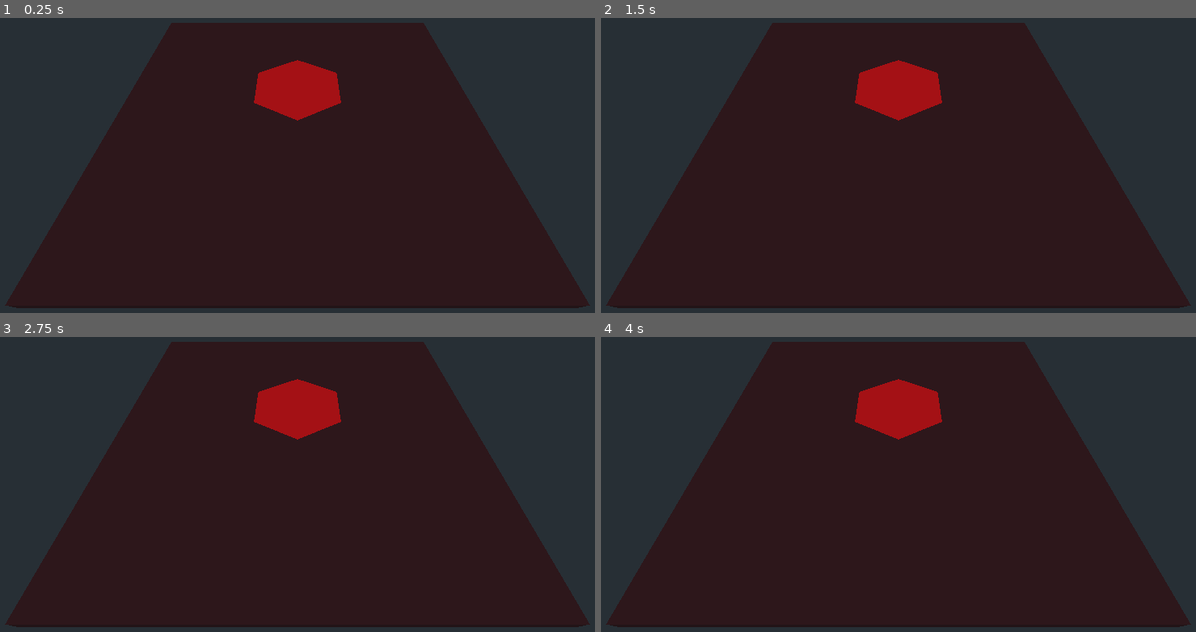
Above: before the commit, frames 1-4 (two rows, left to right).
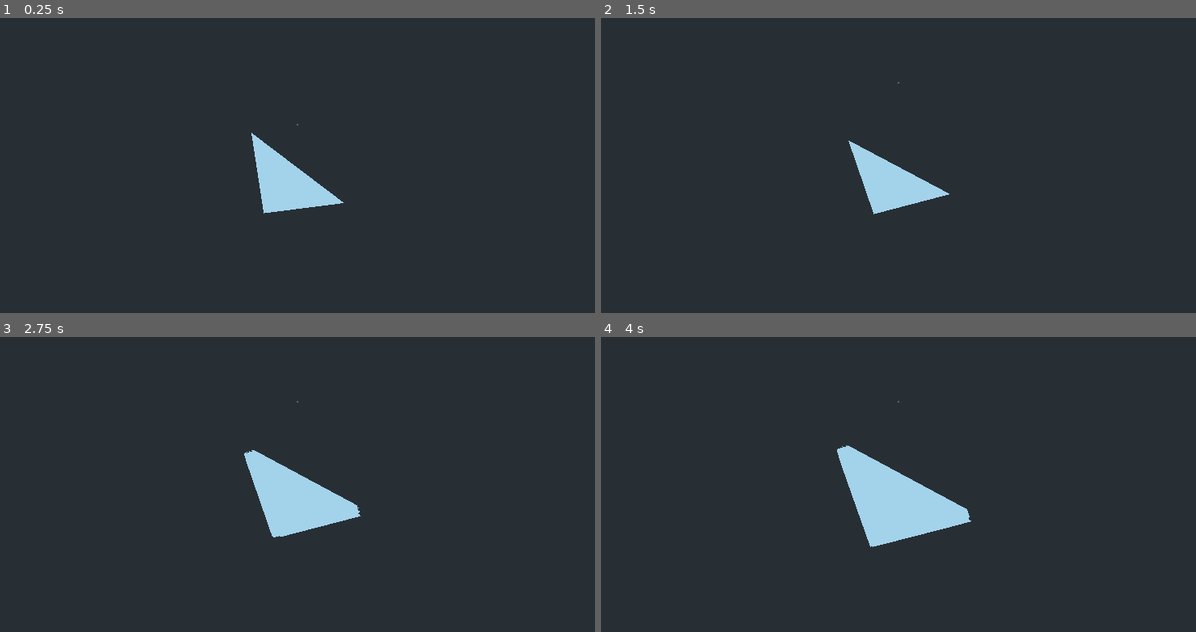
Above: after the commit, the same moments.

Repository: nestorac/earth
Game: Godot game, scene res://Globe.tscn
Same seed, same stepped clock (60 frames per second), same inputs: the game is played once before the commit and once after it.
Inputs (mouse positions are in pixels of both pictures, inside the frame that each line leads up to):
- Up to frame 1 (0.25 s): no input
- Up to frame 2 (1.5 s): move the mouse to (1041, 141) at 0.52 s; hold W (set_forest, bound only after the commit) 0.53-1.28 s; tap E (set_land, bound only after the commit) at 0.8, 1.35 s; tap Enter at 1.25 s; move the mouse to (767, 180) at 1.27 s
- Up to frame 3 (2.75 s): tap Q (set_sea, bound only after the commit) at 1.55 s; tap Space (spawn_cells, bound only after the commit) at 2, 2.3 s; move the mouse to (362, 396) at 2.02 s; hold Q (set_sea, bound only after the commit) from 2.03 s (still down)
- Up to frame 4 (4 s): tap Enter at 2.75 s; move the mouse to (868, 555) at 2.77 s; release Q (set_sea, bound only after the commit) at 2.78 s; tap Space (spawn_cells, bound only after the commit) at 2.85, 3.5 s; tap Mouse wheel down (zoom_in, bound only after the commit) at 3.05 s; move the mouse to (1094, 534) at 3.52 s; hold Mouse wheel down (zoom_in, bound only after the commit) from 3.53 s (still down); tap Mouse wheel up (zoom_out, bound only after the commit) at 3.8 s

The runs differ from the first frame. In frame 1, 68% of the frame differs, in the area x 0-100%, y 1-99%; in frame 2, 68%; in frame 3, 68%; in frame 4, 68%.
Error after the commit: Attempt to call function 'get_surface_material' in base 'null instance' on a null instance. (res://Scripts/hexagon.gd:7)

Commit message:
Now with zoom and rotation.

Diff:
--- a/Globe.tscn
+++ b/Globe.tscn
@@ -1,21 +1,19 @@
 [gd_scene load_steps=4 format=2]
 
-[ext_resource path="res://hexagon.tscn" type="PackedScene" id=1]
-
-[sub_resource type="CubeMesh" id=1]
-
-[sub_resource type="SpatialMaterial" id=2]
-albedo_color = Color( 0.278431, 0.0588235, 0.0588235, 1 )
+[ext_resource path="res://Scripts/Globe.gd" type="Script" id=1]
+[ext_resource path="res://triangle.tscn" type="PackedScene" id=2]
+[ext_resource path="res://Scripts/CamBase.gd" type="Script" id=3]
 
 [node name="Globe" type="Spatial"]
+script = ExtResource( 1 )
+unit_scene = ExtResource( 2 )
+units_node = NodePath("Cell")
 
-[node name="hexagon" parent="." instance=ExtResource( 1 )]
-transform = Transform( 1, 0, 0, 0, 1, 0, 0, 0, 1, 0, 0.678047, 0 )
+[node name="Cell" parent="." instance=ExtResource( 2 )]
+transform = Transform( 1, 0, 0, 0, 1, 0, 0, 0, 1, 0, 0, 0.194597 )
 
-[node name="MeshInstance" type="MeshInstance" parent="."]
-transform = Transform( 4, 0, 0, 0, 0.1, 0, 0, 0, 4, 0, 0, 0 )
-mesh = SubResource( 1 )
-material/0 = SubResource( 2 )
+[node name="CamBase" type="Spatial" parent="."]
+script = ExtResource( 3 )
 
-[node name="Camera" type="Camera" parent="."]
-transform = Transform( 1, 0, 0, 0, 0.609357, 0.792896, 0, -0.792896, 0.609357, 0, 4.24031, 4.67748 )
+[node name="Camera" type="Camera" parent="CamBase"]
+transform = Transform( 1, 0, 0, 0, 1.31134e-07, 1, 0, -1, 1.31134e-07, 0, 6.51013, -0.00842714 )
--- /dev/null
+++ b/Scripts/CamBase.gd
@@ -0,0 +1,105 @@
+extends Spatial
+
+const MOVE_MARGIN = 20
+const MOVE_SPEED = 30
+const RAY_LENGHT = 1000
+
+# Rotación
+export var rot_speed = 30
+var last_mouse_position = Vector2()
+#var is_rotating = false
+
+# Variables del zoom
+export (int) var max_zoom = 10
+export (int) var min_zoom = 0
+export (float) var zoom_speed = 50
+export (float) var horizontal_displacement = 1
+export (float) var vertical_displacement = 1
+
+var zoom_direction = 0
+onready var camera = $Camera
+
+# Variables de la selecciṕón
+var selected_units = []
+var start_selection_position = Vector2()
+
+func _process(delta):
+	var mouse_position = get_viewport().get_mouse_position()
+	calc_move(delta, mouse_position)
+#	mouse_rotate(delta)
+	zoom(delta)
+
+func _unhandled_input(event):
+#	# See if we are rotating the camera.
+#	if event.is_action_pressed("center_click"):
+#		is_rotating = true
+#		last_mouse_position = get_viewport().get_mouse_position()
+#	if event.is_action_released("center_click"):
+#		is_rotating = false
+	if event.is_action_pressed("zoom_in"):
+		zoom_direction = -1
+	if event.is_action_pressed("zoom_out"):
+		zoom_direction = 1
+
+func zoom(delta):
+	# Calcular nuevo zoom
+	var new_zoom = clamp(camera.translation.y + zoom_speed * zoom_direction * delta, min_zoom, max_zoom)
+	camera.translation.y = new_zoom
+
+	# Delimitar los valores del zoom
+	# Dejar de mover el zoom cuando no haga nada el jugador
+	zoom_direction = 0
+
+#func mouse_rotate(delta):
+#	if not is_rotating:
+#		return
+#
+#	# Calcular el desplazamiento del ratón
+#	var displacement = get_mouse_displ()
+#
+#	# Usar el desplazamiento para rotar la cḿámara
+#	rotate_horizontal(delta, displacement.x)
+
+func get_mouse_displ():
+	var current_mouse_position = get_viewport().get_mouse_position()
+	var displacement = current_mouse_position - last_mouse_position
+
+	last_mouse_position = current_mouse_position
+	return displacement
+
+func rotate_horizontal(delta, displacement_x):
+	rotation_degrees.y += displacement_x * delta * rot_speed
+
+
+func rotate_horizontal_right(delta):
+	rotation_degrees.y += horizontal_displacement * delta * rot_speed
+
+
+func rotate_horizontal_left(delta):
+	rotation_degrees.y -= horizontal_displacement * delta * rot_speed
+
+
+func rotate_vertical_up(delta):
+	rotation_degrees.x += vertical_displacement * delta * rot_speed
+
+
+func rotate_vertical_down(delta):
+	rotation_degrees.x -= vertical_displacement * delta * rot_speed
+
+
+func calc_move(delta, m_pos):
+#	if is_rotating:
+#		return
+
+	var viewport_size = get_viewport().size
+	var move_vector = Vector3()
+	if m_pos.x < MOVE_MARGIN:
+		rotate_horizontal_left(delta)
+	if m_pos.y < MOVE_MARGIN:
+		rotate_vertical_down(delta)
+	if m_pos.x > ( viewport_size.x - MOVE_MARGIN ):
+		rotate_horizontal_right(delta)
+	if m_pos.y > ( viewport_size.y - MOVE_MARGIN ):
+		rotate_vertical_up(delta)
+
+	global_translate(move_vector * MOVE_SPEED * delta)
--- /dev/null
+++ b/Scripts/Globe.gd
@@ -0,0 +1,19 @@
+extends Spatial
+
+onready var cell = get_node("Cell")
+
+export(PackedScene) var unit_scene
+export(NodePath) onready var units_node = get_node(units_node) as Spatial
+
+
+func _process(delta):
+	if Input.is_action_pressed("spawn_cells"):
+		for i in range(20):
+			spawn_unit()
+
+func spawn_unit():
+	var unit_instance = unit_scene.instance()
+
+	units_node.add_child(unit_instance)
+	unit_instance.global_transform.origin = Vector3(randf()/4.0,randf()/4.0,randf()/4.0)
+	print("Spawn child.")
--- a/Scripts/hexagon.gd
+++ b/Scripts/hexagon.gd
@@ -1,6 +1,25 @@
 extends Spatial
 
-func _ready():
+# State machine
+enum{SEA, LAND, FOREST}
+
+func set_type(type):
 	var material = $"Circle".get_surface_material(0)
-	material.albedo_color = Color(1, 0, 0)
+
+	if type == SEA:
+		material.albedo_color = Color(0, 0, 0.64)
+	elif type == LAND:
+		material.albedo_color = Color(1, 0.75, 0.31)
+	elif type == FOREST:
+		material.albedo_color = Color(0, 0.64, 0.05)
+	else:
+		return
 	$"Circle".set_surface_material(0, material)
+
+func _process(delta):
+	if Input.is_action_pressed("set_sea"):
+		set_type(SEA)
+	if Input.is_action_pressed("set_land"):
+		set_type(LAND)
+	if Input.is_action_pressed("set_forest"):
+		set_type(FOREST)
--- a/project.godot
+++ b/project.godot
@@ -14,6 +14,39 @@
 run/main_scene="res://Globe.tscn"
 config/icon="res://icon.png"
 
+[input]
+
+set_sea={
+"deadzone": 0.5,
+"events": [ Object(InputEventKey,"resource_local_to_scene":false,"resource_name":"","device":0,"alt":false,"shift":false,"control":false,"meta":false,"command":false,"pressed":false,"scancode":0,"physical_scancode":81,"unicode":0,"echo":false,"script":null)
+ ]
+}
+set_forest={
+"deadzone": 0.5,
+"events": [ Object(InputEventKey,"resource_local_to_scene":false,"resource_name":"","device":0,"alt":false,"shift":false,"control":false,"meta":false,"command":false,"pressed":false,"scancode":0,"physical_scancode":87,"unicode":0,"echo":false,"script":null)
+ ]
+}
+set_land={
+"deadzone": 0.5,
+"events": [ Object(InputEventKey,"resource_local_to_scene":false,"resource_name":"","device":0,"alt":false,"shift":false,"control":false,"meta":false,"command":false,"pressed":false,"scancode":0,"physical_scancode":69,"unicode":0,"echo":false,"script":null)
+ ]
+}
+spawn_cells={
+"deadzone": 0.5,
+"events": [ Object(InputEventKey,"resource_local_to_scene":false,"resource_name":"","device":0,"alt":false,"shift":false,"control":false,"meta":false,"command":false,"pressed":false,"scancode":0,"physical_scancode":32,"unicode":0,"echo":false,"script":null)
+ ]
+}
+zoom_in={
+"deadzone": 0.5,
+"events": [ Object(InputEventMouseButton,"resource_local_to_scene":false,"resource_name":"","device":0,"alt":false,"shift":false,"control":false,"meta":false,"command":false,"button_mask":0,"position":Vector2( 0, 0 ),"global_position":Vector2( 0, 0 ),"factor":1.0,"button_index":5,"pressed":false,"doubleclick":false,"script":null)
+ ]
+}
+zoom_out={
+"deadzone": 0.5,
+"events": [ Object(InputEventMouseButton,"resource_local_to_scene":false,"resource_name":"","device":0,"alt":false,"shift":false,"control":false,"meta":false,"command":false,"button_mask":0,"position":Vector2( 0, 0 ),"global_position":Vector2( 0, 0 ),"factor":1.0,"button_index":4,"pressed":false,"doubleclick":false,"script":null)
+ ]
+}
+
 [physics]
 
 common/enable_pause_aware_picking=true
--- /dev/null
+++ b/triangle.tscn
@@ -0,0 +1,10 @@
+[gd_scene load_steps=3 format=2]
+
+[ext_resource path="res://triangle.glb" type="PackedScene" id=1]
+[ext_resource path="res://Scripts/hexagon.gd" type="Script" id=2]
+
+[node name="Cell" type="Spatial"]
+script = ExtResource( 2 )
+
+[node name="triangle" parent="." instance=ExtResource( 1 )]
+transform = Transform( 1, 0, 0, 0, -1, 8.74228e-08, 0, -8.74228e-08, -1, 0, 0, 0 )
Binary file added: triangle.glb
Not shown, added: triangle.glb.import
Not shown, added: triangle.blend
Not shown, added: triangle.blend1
